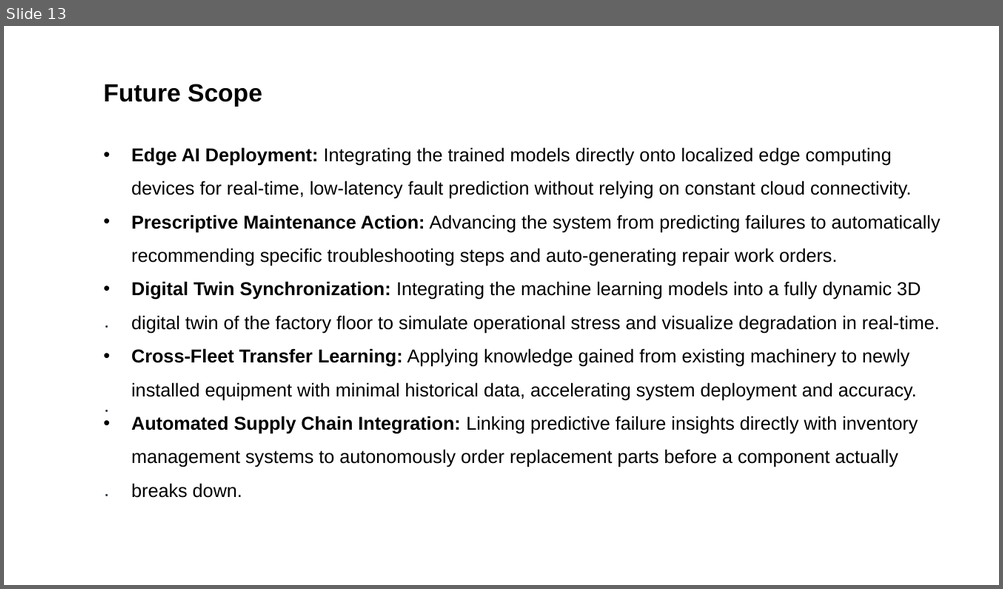
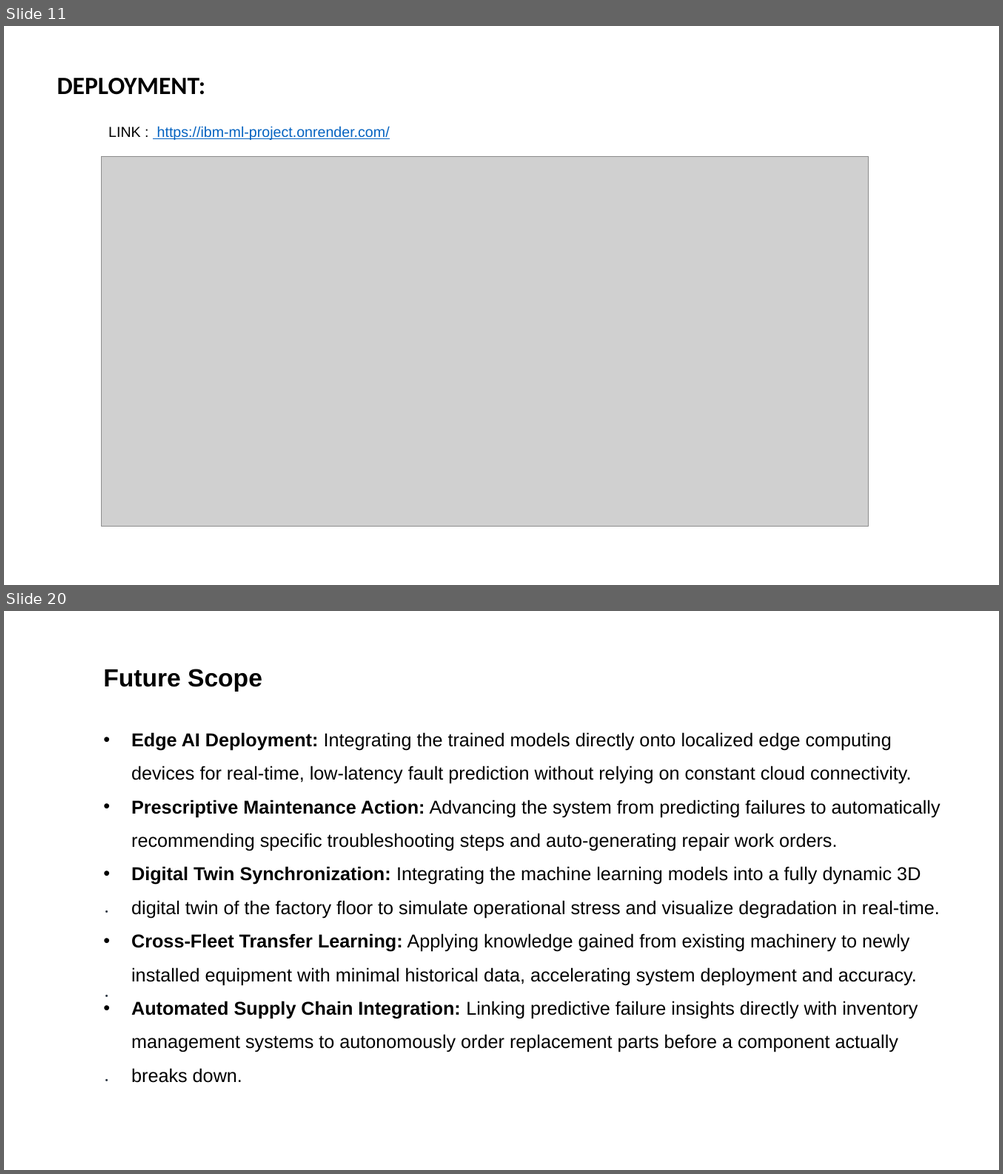
Before and after one commit to shubham20387/IBM-ML-project, a slide deck: ML_PROJECT_PPT.pptx. Shown one above the other, each under a label of ours: slide 13 before the commit, slides 11 and 20 after it; the slides between them are not shown. The pictures are 1003x589 and 1003x1174 pixels, drawn with LibreOffice and Linux fonts; fonts in the diff are those of the drawing; grey boxes stand for pictures. Boxes give left, top, right and bottom in pixels: in the first picture for what was removed or moved away, otherwise in the second. Text is boxed around its words. In the diff, an @@ line names an element or a change of style, - is before the commit and + after.

```diff
--- a/ML_PROJECT_PPT.pptx
+++ b/ML_PROJECT_PPT.pptx
@@ slide 11 added at [4,26,999,585], background #FFFFFF @@
@@ text added at [57,78,206,95], 24 pt, text #000000, bold @@
+DEPLOYMENT:
@@ text added at [108,126,390,140], 14 pt, text #0563C1, underline @@
+LINK : https://ibm-ml-project.onrender.com/
@@ picture added at [101,156,868,527] @@
@@ what was slide 13 is now slide 20 @@
```
Also in this commit, not shown: 2 slides changed, 9 other slides added, 1 slide removed.
